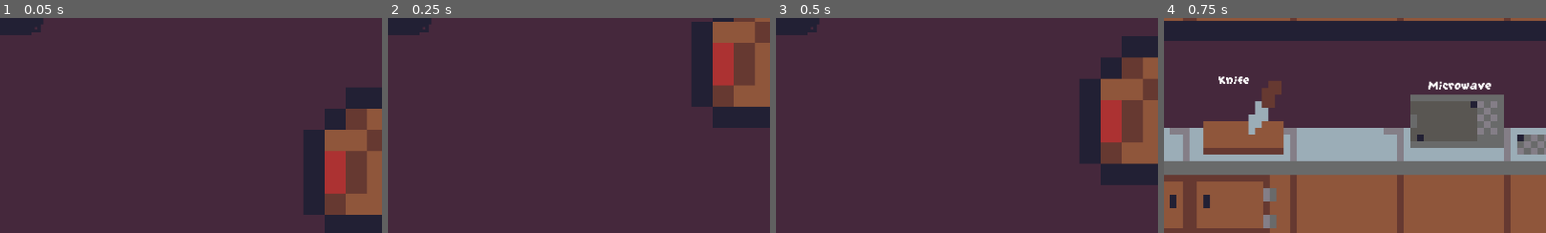
Above: before the commit, frames 1-4 (left to right).
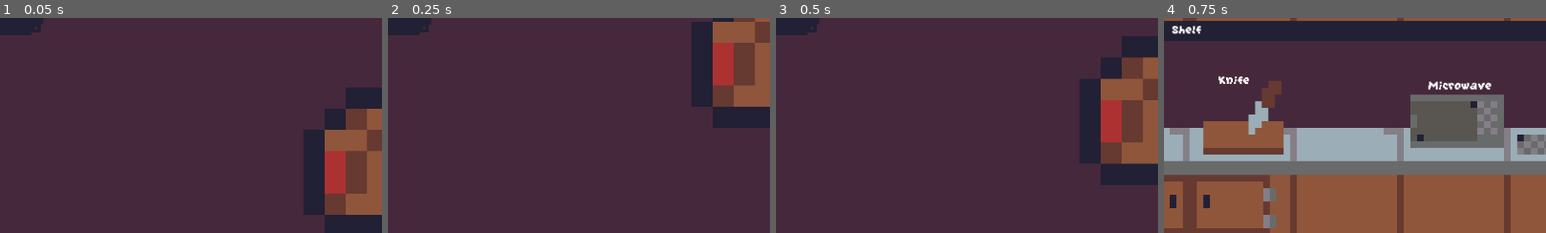
Above: after the commit, the same moments.

Repository: Sastingus/Team-name-GMTK-2026
Game: Godot game, scene res://scenes/worlds/main_menu.tscn
The game is run twice, just before and just after one commit, with the same random seed, the same clock (stepped at 60 frames per second) and the same inputs.
Inputs:
- Up to frame 1 (0.05 s): no input
- Up to frame 2 (0.25 s): no input
- Up to frame 3 (0.5 s): no input
- Up to frame 4 (0.75 s): click "Start" at 0.5 s
The pictures show only the part of the screen within x 19-69%, y 24-74%; the shares and areas given below are measured in that part.

Frames 1-3 are identical in both runs. In frame 4, 0.2% of the frame differs, in the area x 2-10%, y 3-8%.

Commit message:
station fix

Diff:
--- a/scenes/tools/knife/knife.tscn
+++ b/scenes/tools/knife/knife.tscn
@@ -58,7 +58,7 @@
 script = ExtResource("2_ti4u6")
 grab_area = NodePath("../Area2D")
 parent = NodePath("..")
-station = 3
+station = 4
 metadata/_custom_type_script = "uid://dx8leo388mpyq"
 
 [node name="Area2D" type="Area2D" parent="." unique_id=997075837]
--- a/scenes/tools/pepper_shaker/pepper_shaker.tscn
+++ b/scenes/tools/pepper_shaker/pepper_shaker.tscn
@@ -53,24 +53,27 @@
 
 [node name="GrabComponent" type="Node2D" parent="." unique_id=1016704357 node_paths=PackedStringArray("grab_area", "parent")]
 rotation = 3.1415927
+scale = Vector2(0.48540342, 0.48540342)
 script = ExtResource("2_7jw6a")
 grab_area = NodePath("../GrabArea")
 parent = NodePath("..")
-station = 3
+station = 4
 metadata/_custom_type_script = "uid://dx8leo388mpyq"
 
 [node name="CollisionShape2D" type="CollisionShape2D" parent="." unique_id=973312508]
 position = Vector2(-1.5000038, -14.499996)
 rotation = -3.1415925
+scale = Vector2(0.48540342, 0.48540342)
 shape = SubResource("RectangleShape2D_3pjeb")
 
 [node name="AnimatedSprite2D" type="AnimatedSprite2D" parent="." unique_id=2000902153]
 rotation = -3.1415925
-scale = Vector2(12.279169, 12.279169)
+scale = Vector2(5.9603505, 5.9603505)
 sprite_frames = SubResource("SpriteFrames_07jyi")
 
 [node name="PepperArea" type="Area2D" parent="." unique_id=498909171]
 rotation = -3.1415925
+scale = Vector2(0.48540342, 0.48540342)
 
 [node name="CollisionShape2D" type="CollisionShape2D" parent="PepperArea" unique_id=1524832217]
 position = Vector2(0, -115)
@@ -85,6 +88,7 @@
 
 [node name="GrabArea" type="Area2D" parent="." unique_id=1343359913]
 rotation = -3.1415925
+scale = Vector2(0.48540342, 0.48540342)
 
 [node name="CollisionShape2D" type="CollisionShape2D" parent="GrabArea" unique_id=375268892]
 position = Vector2(0, 17)
--- a/scenes/worlds/world.tscn
+++ b/scenes/worlds/world.tscn
@@ -16,6 +16,9 @@
 
 [sub_resource type="RectangleShape2D" id="RectangleShape2D_0qnlt"]
 size = Vector2(163, 126)
+
+[sub_resource type="RectangleShape2D" id="RectangleShape2D_n71ak"]
+size = Vector2(313, 155)
 
 [sub_resource type="RectangleShape2D" id="RectangleShape2D_thq3p"]
 size = Vector2(163, 134)
@@ -47,6 +50,21 @@
 tile_size = Vector2i(64, 64)
 sources/0 = SubResource("TileSetAtlasSource_n71ak")
 
+[sub_resource type="RectangleShape2D" id="RectangleShape2D_3k0i1"]
+size = Vector2(324, 1278)
+
+[sub_resource type="RectangleShape2D" id="RectangleShape2D_svvlm"]
+size = Vector2(355.25, 1277.165)
+
+[sub_resource type="RectangleShape2D" id="RectangleShape2D_rjcos"]
+size = Vector2(1232, 345.625)
+
+[sub_resource type="RectangleShape2D" id="RectangleShape2D_w8a3b"]
+size = Vector2(1232, 75.625)
+
+[sub_resource type="RectangleShape2D" id="RectangleShape2D_1i314"]
+size = Vector2(1232, 331.8125)
+
 [sub_resource type="AtlasTexture" id="AtlasTexture_vx1ig"]
 atlas = ExtResource("10_rbjkb")
 region = Rect2(600, 282, 200, 282)
@@ -179,7 +197,7 @@
 [node name="MicrowaveStationSwitcher" type="Area2D" parent="KitchenStation" unique_id=149530949]
 position = Vector2(104, 3)
 script = ExtResource("3_vpaal")
-station = 4
+station = 5
 metadata/_custom_type_script = "uid://hqeekx3bwp31"
 
 [node name="CollisionShape2D" type="CollisionShape2D" parent="KitchenStation/MicrowaveStationSwitcher" unique_id=1569348684]
@@ -195,10 +213,29 @@
 theme_override_font_sizes/font_size = 23
 text = "Microwave"
 
+[node name="ShelfStation" type="Area2D" parent="KitchenStation" unique_id=473796137]
+position = Vector2(-222, -208)
+script = ExtResource("3_vpaal")
+station = 1
+metadata/_custom_type_script = "uid://hqeekx3bwp31"
+
+[node name="CollisionShape2D" type="CollisionShape2D" parent="KitchenStation/ShelfStation" unique_id=1850218725]
+position = Vector2(-100.5, -33.5)
+shape = SubResource("RectangleShape2D_n71ak")
+
+[node name="Label" type="Label" parent="KitchenStation/ShelfStation" unique_id=1379458594]
+offset_left = -127.0
+offset_top = 48.0
+offset_right = -42.0
+offset_bottom = 72.0
+theme_override_fonts/font = ExtResource("4_n71ak")
+theme_override_font_sizes/font_size = 23
+text = "Shelf"
+
 [node name="KnifeStationSwitcher" type="Area2D" parent="KitchenStation" unique_id=1960358375]
 position = Vector2(-218, 5)
 script = ExtResource("3_vpaal")
-station = 3
+station = 4
 metadata/_custom_type_script = "uid://hqeekx3bwp31"
 
 [node name="CollisionShape2D" type="CollisionShape2D" parent="KitchenStation/KnifeStationSwitcher" unique_id=626609330]
@@ -241,17 +278,14 @@
 
 [node name="MicrowaveStation" parent="." unique_id=1889921677 instance=ExtResource("1_sqeqr")]
 position = Vector2(3, -1359)
-station_id = 4
+station_id = 5
 
 [node name="Microwave" parent="MicrowaveStation" unique_id=1913045611 instance=ExtResource("2_vpaal")]
 position = Vector2(-376, 178)
 
-[node name="Egg" parent="MicrowaveStation" unique_id=1213985600 instance=ExtResource("6_xaid1")]
-position = Vector2(384, 220)
-
 [node name="KnifeStation" parent="." unique_id=1073761248 instance=ExtResource("1_sqeqr")]
 position = Vector2(2824, -1359)
-station_id = 3
+station_id = 4
 
 [node name="Knife" parent="KnifeStation" unique_id=472825561 instance=ExtResource("6_0qnlt")]
 position = Vector2(-255, 244)
@@ -265,6 +299,129 @@
 
 [node name="Plate" parent="PlateStation" unique_id=1522694538 instance=ExtResource("9_i30uk")]
 position = Vector2(-28, 230)
+
+[node name="ShelfStation" type="Node2D" parent="." unique_id=830848079]
+script = ExtResource("2_jwygn")
+station_id = 1
+metadata/_custom_type_script = "uid://djfl16qf421c2"
+
+[node name="Camera2D" type="Camera2D" parent="ShelfStation" unique_id=903701353]
+position = Vector2(-2403, -1330)
+enabled = false
+
+[node name="CollisionBox" type="StaticBody2D" parent="ShelfStation" unique_id=1411690011]
+position = Vector2(-2403, -1330)
+
+[node name="CollisionShape2D" type="CollisionShape2D" parent="ShelfStation/CollisionBox" unique_id=965094184]
+position = Vector2(734, -27)
+shape = SubResource("RectangleShape2D_3k0i1")
+
+[node name="CollisionShape2D2" type="CollisionShape2D" parent="ShelfStation/CollisionBox" unique_id=47805555]
+position = Vector2(-755.375, -22.417511)
+shape = SubResource("RectangleShape2D_svvlm")
+
+[node name="CollisionShape2D3" type="CollisionShape2D" parent="ShelfStation/CollisionBox" unique_id=1532215486]
+position = Vector2(-6, 442.1875)
+shape = SubResource("RectangleShape2D_rjcos")
+
+[node name="CollisionShape2D5" type="CollisionShape2D" parent="ShelfStation/CollisionBox" unique_id=749603419]
+position = Vector2(-6, 84)
+shape = SubResource("RectangleShape2D_w8a3b")
+
+[node name="CollisionShape2D6" type="CollisionShape2D" parent="ShelfStation/CollisionBox" unique_id=397677055]
+position = Vector2(-6, -134)
+shape = SubResource("RectangleShape2D_w8a3b")
+
+[node name="CollisionShape2D4" type="CollisionShape2D" parent="ShelfStation/CollisionBox" unique_id=947773943]
+position = Vector2(-6, -491.09375)
+shape = SubResource("RectangleShape2D_1i314")
+
+[node name="Counter" type="ColorRect" parent="ShelfStation/CollisionBox" unique_id=731531150]
+offset_left = -646.0
+offset_top = 267.0
+offset_right = 640.0
+offset_bottom = 351.0
+mouse_filter = 2
+color = Color(0.56078434, 0.3372549, 0.23137255, 1)
+
+[node name="CounterHighlights" type="ColorRect" parent="ShelfStation/CollisionBox" unique_id=1921694189]
+offset_left = 495.0
+offset_top = 267.0
+offset_right = 640.0
+offset_bottom = 351.0
+mouse_filter = 2
+color = Color(0.4, 0.22352941, 0.19215687, 1)
+
+[node name="Counter2" type="ColorRect" parent="ShelfStation/CollisionBox" unique_id=887381241]
+offset_left = -646.0
+offset_top = 45.0
+offset_right = 640.0
+offset_bottom = 129.0
+mouse_filter = 2
+color = Color(0.56078434, 0.3372549, 0.23137255, 1)
+
+[node name="Counter2Shadow" type="ColorRect" parent="ShelfStation/CollisionBox" unique_id=1487287069]
+z_index = -1
+offset_left = -646.0
+offset_top = 85.0
+offset_right = 640.0
+offset_bottom = 169.0
+mouse_filter = 2
+color = Color(0.1762557, 0.09491105, 0.15105352, 1)
+
+[node name="CounterHighlights2" type="ColorRect" parent="ShelfStation/CollisionBox" unique_id=810035181]
+offset_left = 495.0
+offset_top = 45.0
+offset_right = 640.0
+offset_bottom = 129.0
+mouse_filter = 2
+color = Color(0.4, 0.22352941, 0.19215687, 1)
+
+[node name="Counter3" type="ColorRect" parent="ShelfStation/CollisionBox" unique_id=1519185620]
+offset_left = -646.0
+offset_top = -175.0
+offset_right = 640.0
+offset_bottom = -91.0
+mouse_filter = 2
+color = Color(0.56078434, 0.3372549, 0.23137255, 1)
+
+[node name="Counter3Shadow" type="ColorRect" parent="ShelfStation/CollisionBox" unique_id=1626768851]
+z_index = -1
+offset_left = -646.0
+offset_top = -138.0
+offset_right = 640.0
+offset_bottom = -54.0
+mouse_filter = 2
+color = Color(0.1762557, 0.09491105, 0.15105352, 1)
+
+[node name="CounterHighlights3" type="ColorRect" parent="ShelfStation/CollisionBox" unique_id=966006173]
+offset_left = 495.0
+offset_top = -175.0
+offset_right = 640.0
+offset_bottom = -91.0
+mouse_filter = 2
+color = Color(0.4, 0.22352941, 0.19215687, 1)
+
+[node name="Background" type="ColorRect" parent="ShelfStation/CollisionBox" unique_id=821452526]
+z_index = -2
+offset_left = -644.0
+offset_top = -422.0
+offset_right = 642.0
+offset_bottom = 351.0
+mouse_filter = 2
+color = Color(0.27058825, 0.15686275, 0.23529412, 1)
+
+[node name="BackgroundHighlights" type="ColorRect" parent="ShelfStation/CollisionBox" unique_id=1778085293]
+z_index = -2
+offset_left = -644.0
+offset_top = -422.0
+offset_right = 642.0
+offset_bottom = -270.0
+mouse_filter = 2
+color = Color(0.13333334, 0.1254902, 0.20392157, 1)
+
+[node name="Egg" parent="ShelfStation" unique_id=1213985600 instance=ExtResource("6_xaid1")]
+position = Vector2(-2900, -1525)
 
 [node name="Ui" type="CanvasLayer" parent="." unique_id=725376548]
 layer = 5
